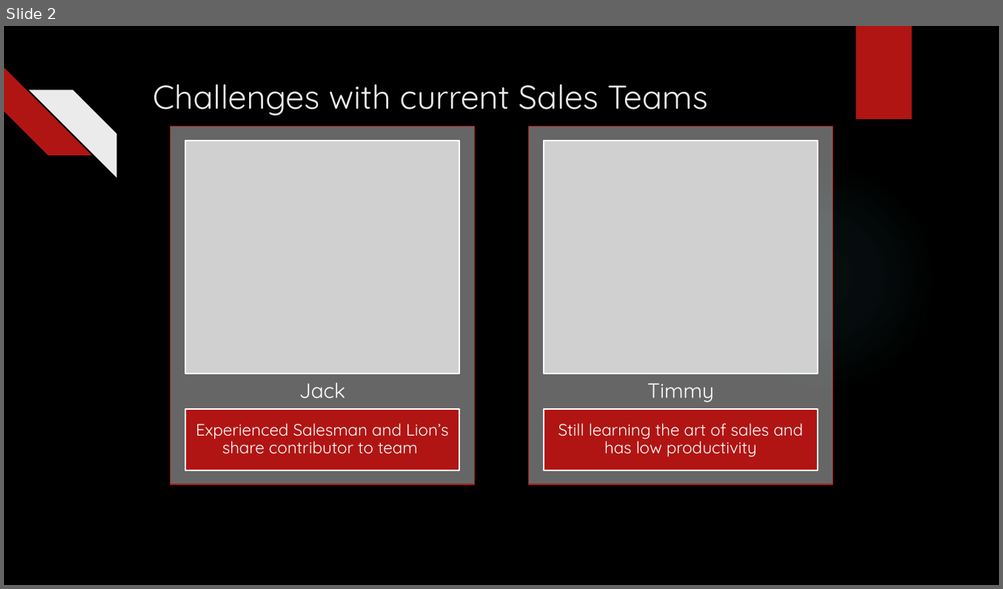
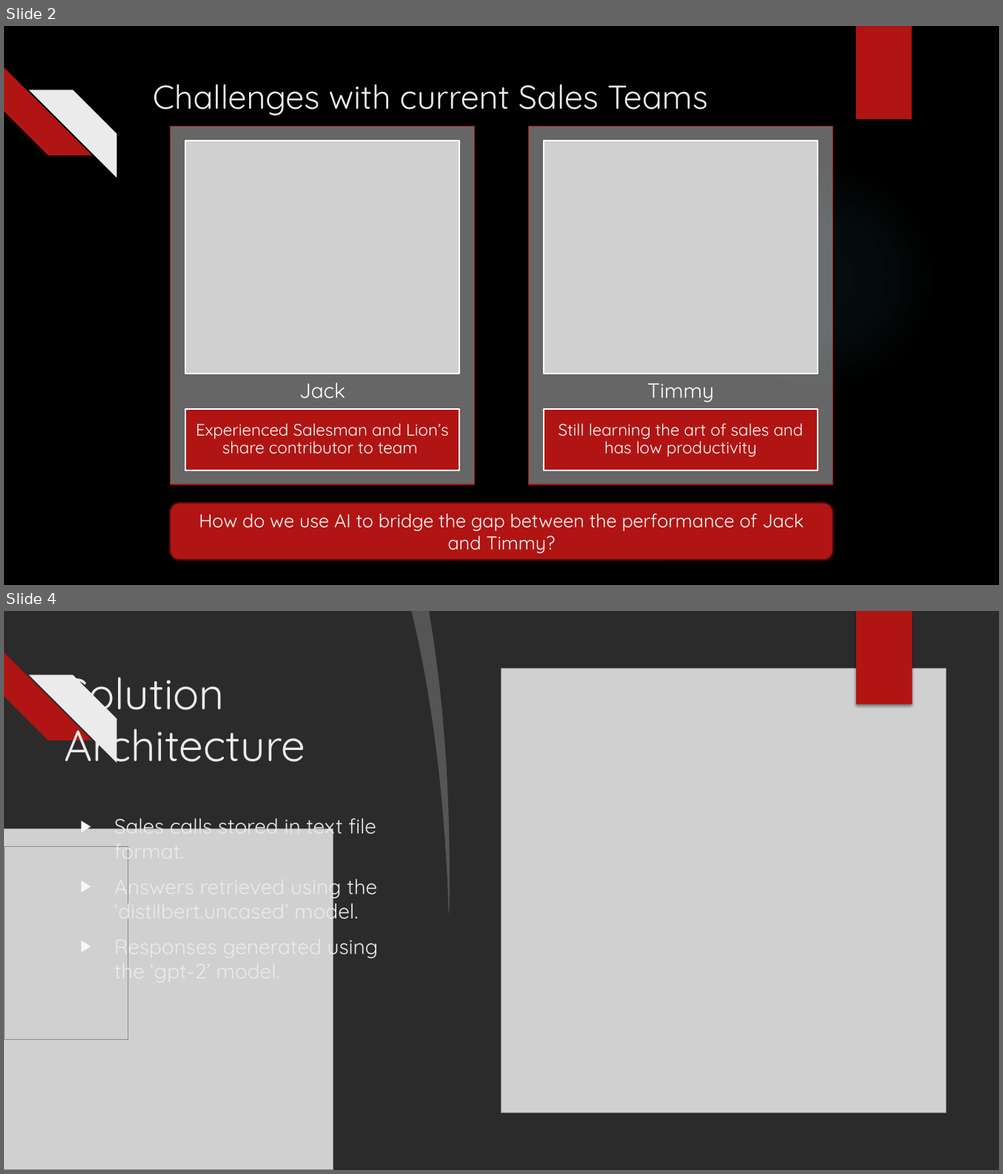
Before and after one commit to yash3107/Sales-Ai, a slide deck: Sales AI.pptx. Shown one above the other, each under a label of ours: slide 2 before the commit, slides 2 and 4 after it; the slides between them are not shown. The pictures are 1003x589 and 1003x1174 pixels, drawn with LibreOffice and Linux fonts; fonts in the diff are those of the drawing; grey boxes stand for pictures; background and template pictures are left out; a plain dark background stands for a picture behind light text. Boxes give left, top, right and bottom in pixels: in the first picture for what was removed or moved away, otherwise in the second. Text is boxed around its words. In the diff, an @@ line names an element or a change of style, - is before the commit and + after.

```diff
--- a/Sales AI.pptx
+++ b/Sales AI.pptx
@@ slide 4 added at (x1=4, y1=611, x2=999, y2=1170), background picture (left out); not listed: 2 template elements that a slide beside it also shows @@
@@ freeform shape added at (x1=412, y1=611, x2=457, y2=914), fill #FFFFFF at 20% opacity @@
@@ freeform shape added at (x1=429, y1=611, x2=999, y2=1170), fill #FFFFFF @@
@@ picture added at (x1=657, y1=611, x2=788, y2=704) @@
@@ rectangle added at (x1=855, y1=611, x2=911, y2=704), fill #B01513 @@
@@ rectangle added at (x1=856, y1=611, x2=912, y2=704), fill #B01513 @@
@@ title added at (x1=65, y1=675, x2=306, y2=763), 42 pt, text #EBEBEB @@
+Solution Architecture
@@ picture added at (x1=501, y1=669, x2=945, y2=1113) @@
@@ picture added at (x1=4, y1=829, x2=333, y2=1170) @@
@@ text added at (x1=114, y1=813, x2=378, y2=985), 20 pt, text #EBEBEB @@
+▶ Sales calls stored in text file format.
+▶ Answers retrieved using the ‘distilbert.uncased’ model.
+▶ Responses generated using the ‘gpt-2’ model.
@@ picture added at (x1=4, y1=847, x2=128, y2=1040) @@
@@ picture added at (x1=706, y1=1109, x2=788, y2=1170) @@
@@ slide 2 changed as well @@
@@ rounded rectangle added at (x1=170, y1=503, x2=833, y2=560), fill #B01513, outline #4D0908 1.5 pt, 18 pt, text #FFFFFF @@
+How do we use AI to bridge the gap between the performance of Jack and Timmy?
```
Also in this commit, not shown: 1 other slide changed, 2 other slides added.
